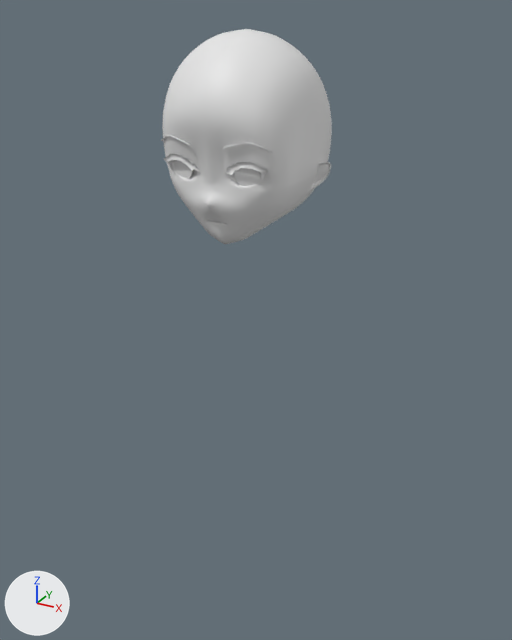
An edit to the Blender file StreamingAssets/Model/Estin.blend, drawn before and after from the same camera.
Both versions are drawn from a 50 mm camera at (0.555, -0.961, 2.27) aimed at (-0.005, 0.058, 1.761). Lighting does not change. The marker at lower left points along +X, +Y and +Z. Mesh edges are drawn as thin lines on the coarser meshes.

In view in the first picture: '立方体'.
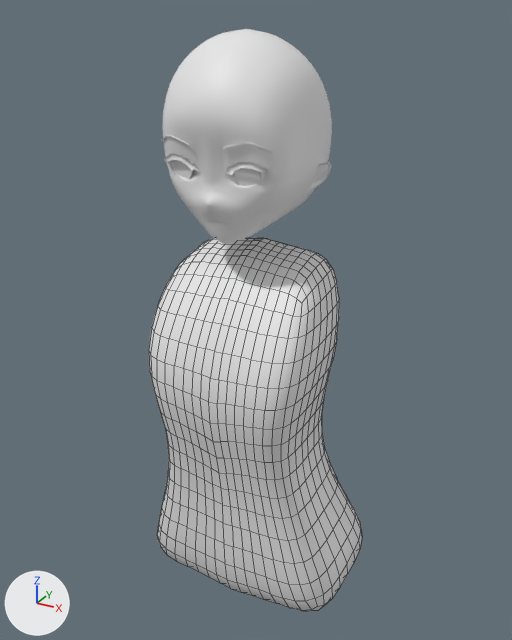
The change, as a list of edits to the scene's bpy script:
```text
Add me_立方体:
    me_立方体.from_pydata(...)  # 39 vertices, 32 faces; spans x 0.0..1.51, y -1.51..1.94, z -1.04..1.08
    me_立方体.polygons.foreach_set('use_smooth', [True] * 32)
Add ob_立方体_003:
    ob_立方体_003 = bpy.data.objects.new('立方体.003', me_立方体)
    ob_立方体_003.location = (0.0, 0.028, 1.546)
    ob_立方体_003.rotation_euler = (0.0935, 0.0, 0.0)  # degrees (5.4, 0, 0)
    ob_立方体_003.scale = (0.153, 0.0973, 0.341)
    _m = ob_立方体_003.modifiers.new('细分', 'SUBSURF')
    _m.levels = 2
    _m = ob_立方体_003.modifiers.new('镜像', 'MIRROR')
```

Pixel boxes (x1, y1, x2, y2) of what changed, in the pictures (512 x 640 px):
'立方体.003', added
    after: (149, 238, 362, 611)
